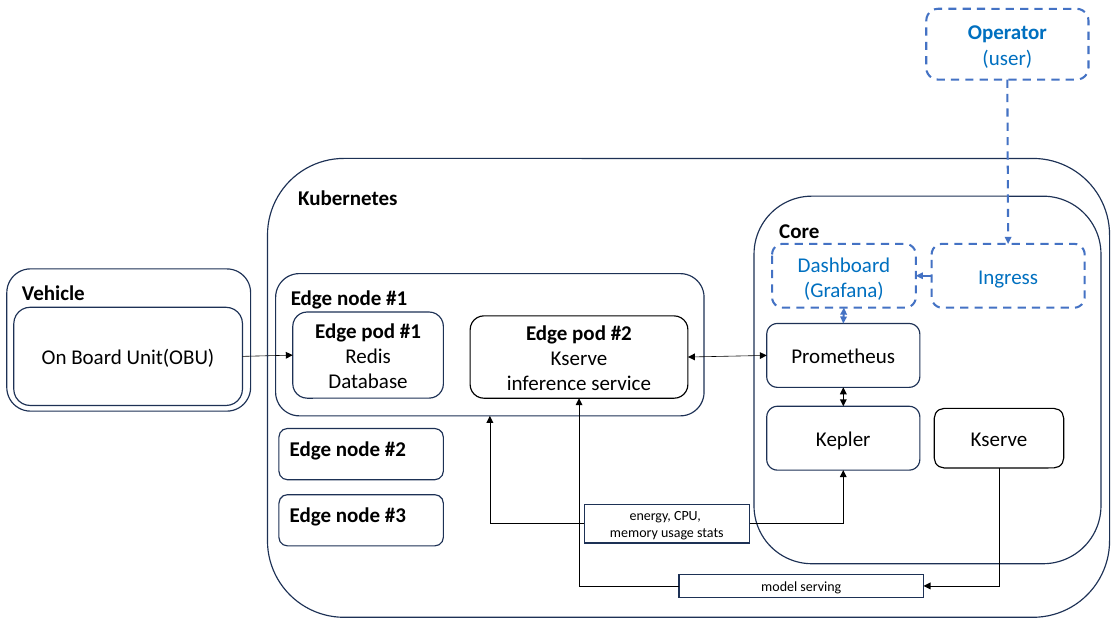
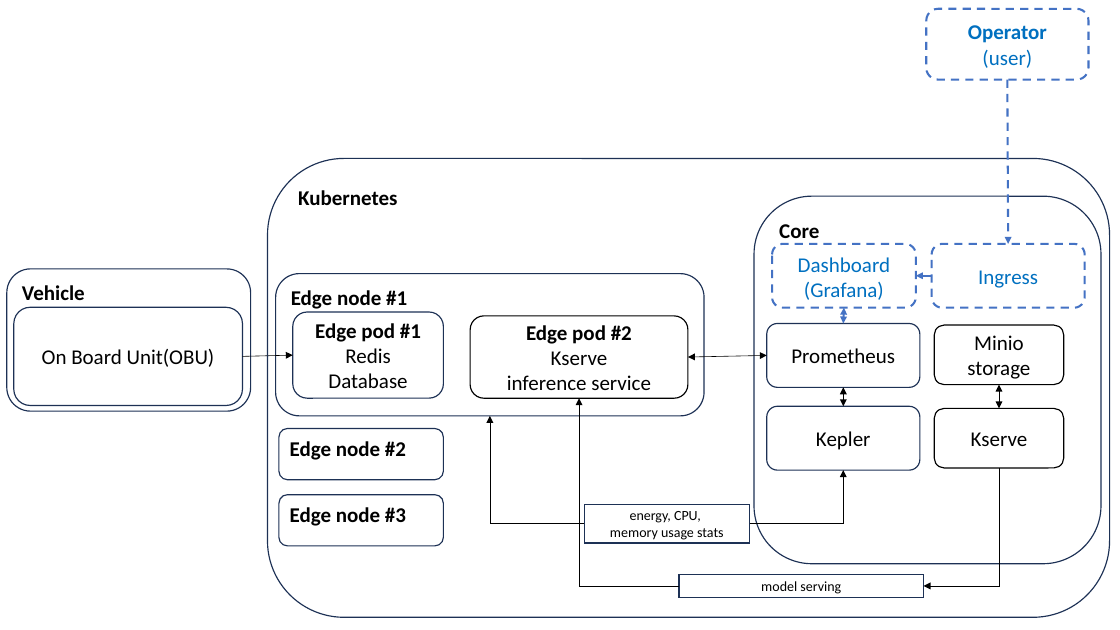
Before and after one commit to 5uperpalo/success6g-edge, a slide deck: slide 11 of img/success6g_edge_architecture.pptx (slide 8 before the commit). Drawn at 1120x630 pixels with LibreOffice and Linux fonts; fonts in the diff are those of the drawing. Boxes give left, top, right and bottom in pixels: in the first picture for what was removed or moved away, otherwise in the second. Text is boxed around its words. In the diff, an @@ line names an element or a change of style, - is before the commit and + after.

```diff
--- a/img/success6g_edge_architecture.pptx
+++ b/img/success6g_edge_architecture.pptx
@@ rounded rectangle added at (934,325,1064,385), outline #000000 1 pt, 18 pt, text #000000 @@
+Minio storage
@@ double arrow added from (999, 385) to (999, 408), #000000 0.5 pt @@
```
Also in this commit, not shown: 9 other slides changed, 3 slides added, 20 other files.
